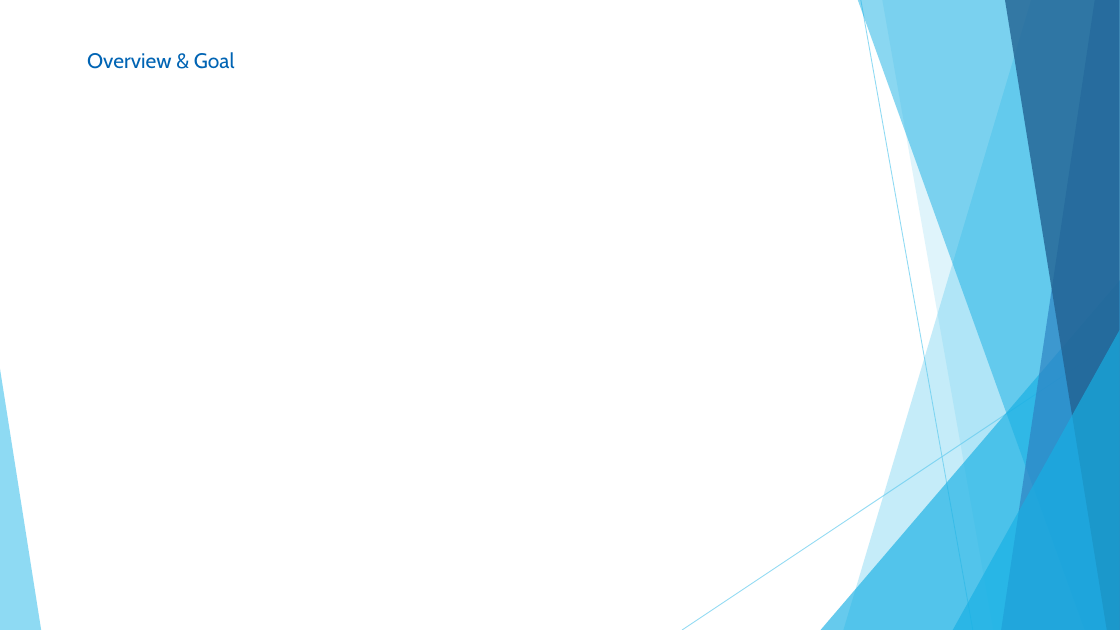
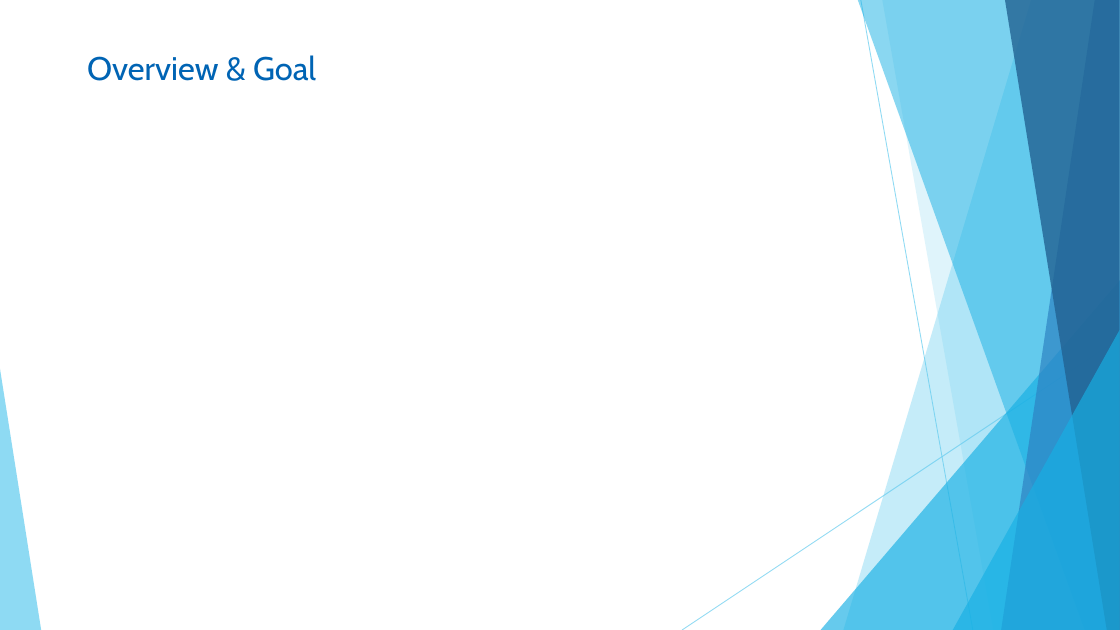
Before and after one commit to pyachauhan/Data-Hackathon-ModelTeam, a slide deck: slide 2 of PPT.pptx. Drawn at 1120x630 pixels with LibreOffice and Linux fonts; fonts in the diff are those of the drawing. Boxes give left, top, right and bottom in pixels: in the first picture for what was removed or moved away, otherwise in the second. Text is boxed around its words. In the diff, an @@ line names an element or a change of style, - is before the commit and + after.

```diff
--- a/PPT.pptx
+++ b/PPT.pptx
@@ text "Overview & Goal" at [87,55,316,81]: size 18 to 28 pt @@
```
Also in this commit, not shown: 3 other slides changed, 1 slide added, 2 slides removed, 1 other file.
